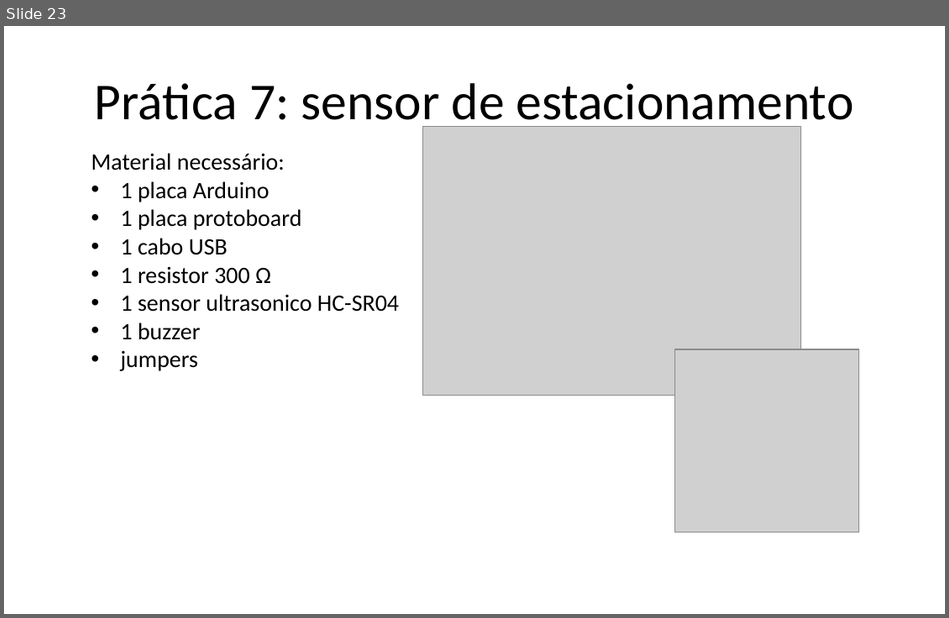
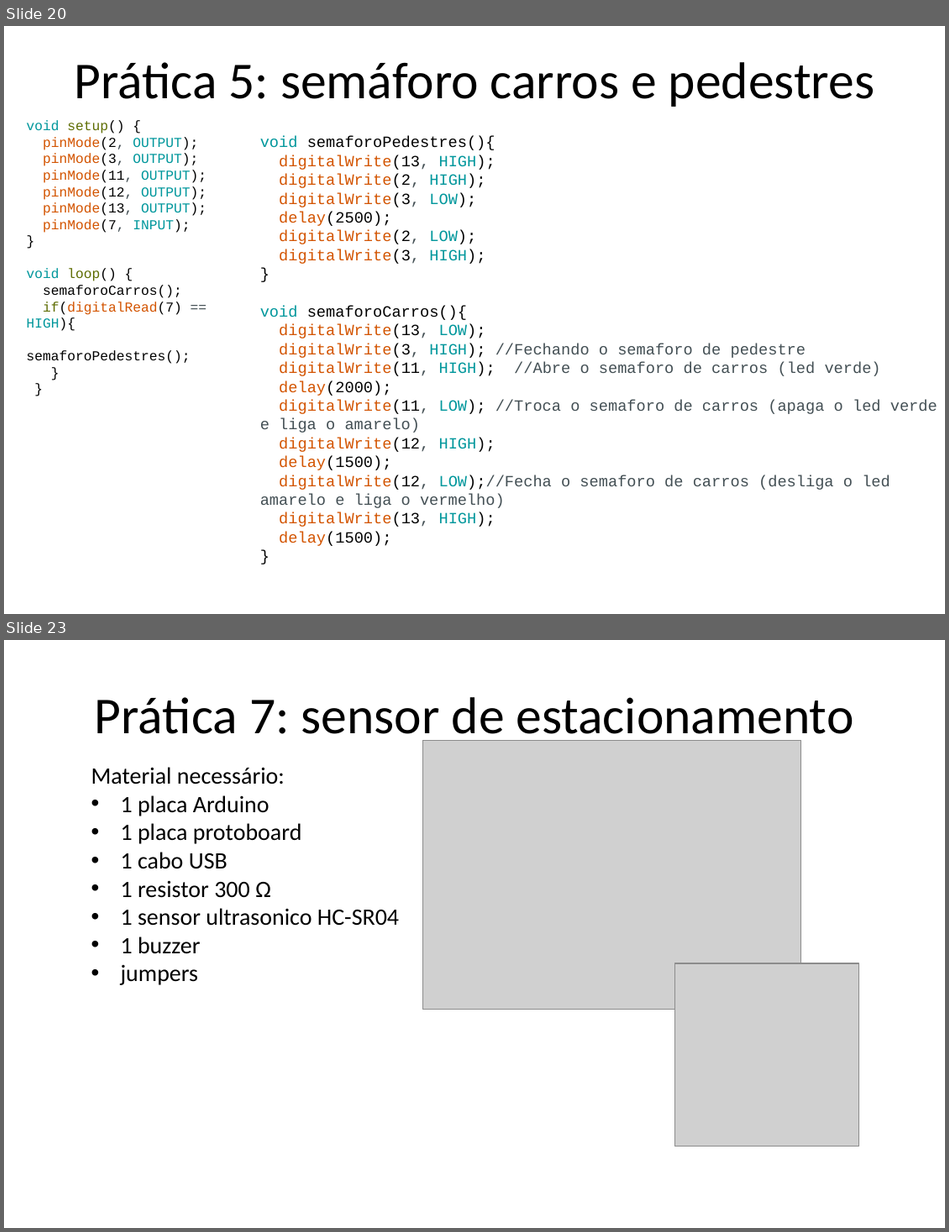
Before and after one commit to Gabrielgps25/Voluntariado-Arduino-Alpha, a slide deck: apresentacaoDeApoioArduinoIVoluntarios.pptx. Shown one above the other, each under a label of ours: slide 23 before the commit, slides 20 and 23 after it; the slides between them are not shown. The pictures are 949x618 and 949x1232 pixels, drawn with LibreOffice and Linux fonts; fonts in the diff are those of the drawing; grey boxes stand for pictures. Boxes give left, top, right and bottom in pixels: in the first picture for what was removed or moved away, otherwise in the second. Text is boxed around its words. In the diff, an @@ line names an element or a change of style, - is before the commit and + after.

Commit message:
Melhora apresentação ppt e adiciona ledRgb e semaforoVerdeVermelho

```diff
--- a/apresentacaoDeApoioArduinoIVoluntarios.pptx
+++ b/apresentacaoDeApoioArduinoIVoluntarios.pptx
@@ slide 20 added at bbox=[4, 26, 945, 614], background #FFFFFF @@
@@ title added at bbox=[74, 62, 874, 107], 39.6 pt, text #000000 @@
+Prática 5: semáforo carros e pedestres
@@ text added at bbox=[27, 120, 206, 364], 10.5 pt, text #000000 @@
+void setup() {
+pinMode(2, OUTPUT);
+pinMode(3, OUTPUT);
+pinMode(11, OUTPUT);
+pinMode(12, OUTPUT);
+pinMode(13, OUTPUT);
+pinMode(7, INPUT);
+}
+void loop() {
+semaforoCarros();
+if(digitalRead(7) == HIGH){
+semaforoPedestres();
+}
+}
@@ text added at bbox=[260, 136, 937, 546], 12 pt, text #434F54 @@
+void semaforoPedestres(){
+digitalWrite(13, HIGH);
+digitalWrite(2, HIGH);
+digitalWrite(3, LOW);
+delay(2500);
+digitalWrite(2, LOW);
+digitalWrite(3, HIGH);
+}
+void semaforoCarros(){
+digitalWrite(13, LOW);
+digitalWrite(3, HIGH); //Fechando o semaforo de pedestre
+digitalWrite(11, HIGH); //Abre o semaforo de carros (led verde)
+delay(2000);
+digitalWrite(11, LOW); //Troca o semaforo de carros (apaga o led verde e liga o amarelo)
+digitalWrite(12, HIGH);
+delay(1500);
+digitalWrite(12, LOW);//Fecha o semaforo de carros (desliga o led amarelo e liga o vermelho)
+digitalWrite(13, HIGH);
+delay(1500);
+}
```
Also in this commit, not shown: 20 slides changed, 1 other slide added, 1 slide removed, 2 other files.
